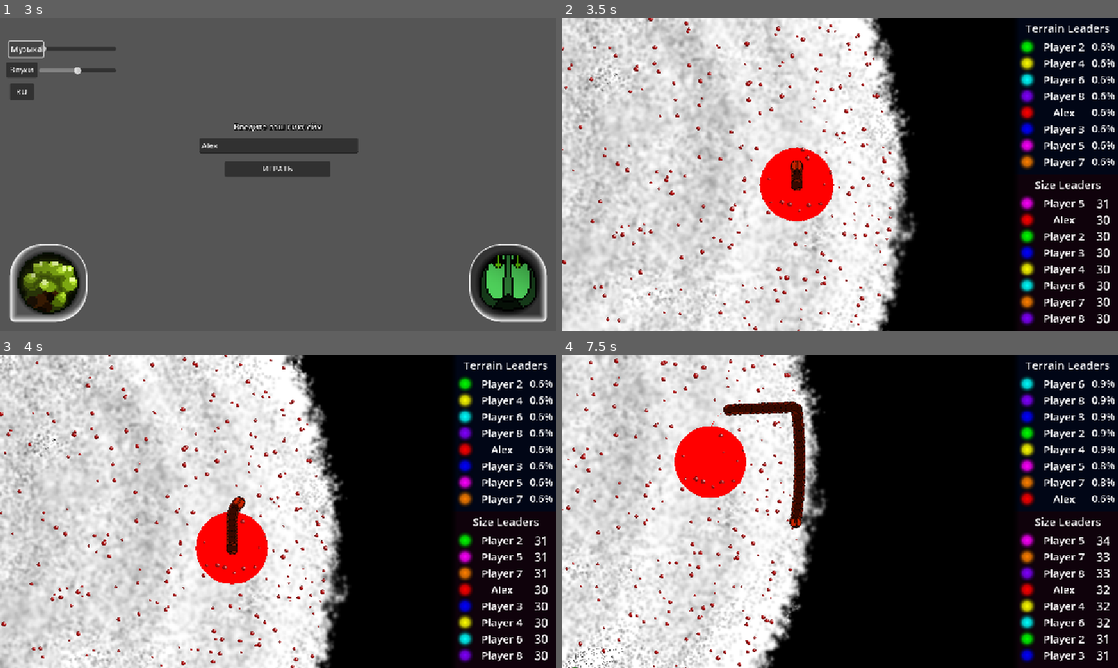
Above: before the commit, frames 1-4 (two rows, left to right).
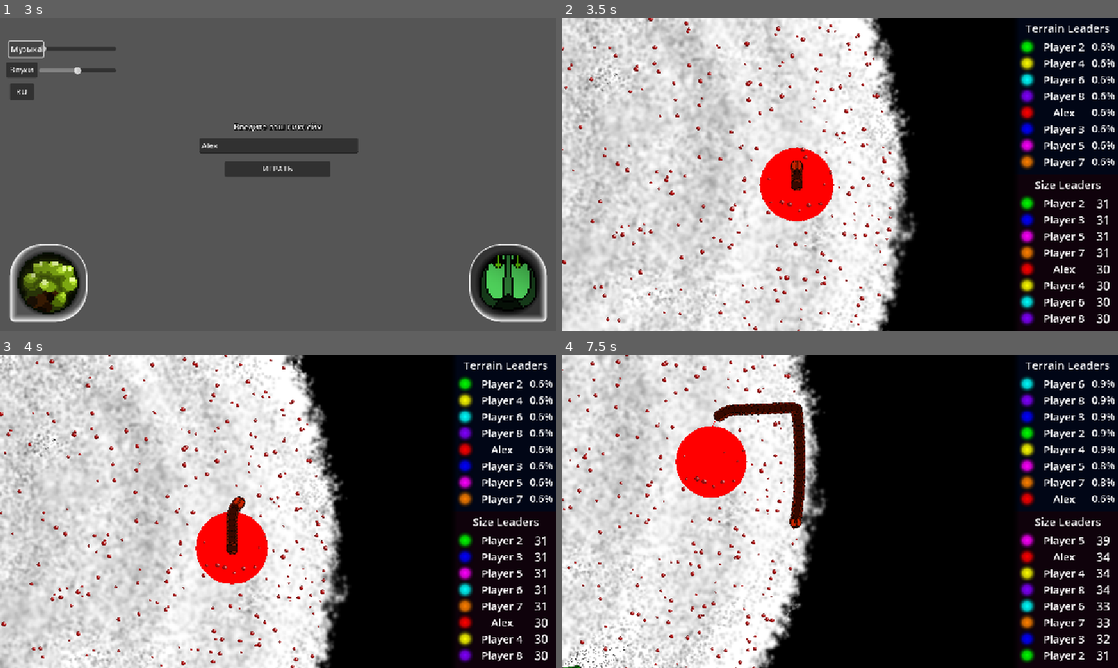
Above: after the commit, the same moments.

Repository: PeVANoD/Development-Management
Game: Godot game, scene res://project/scenes/menu/main_menu.tscn
Two runs of this game, one before a commit and one after it. Both use one fixed random seed, a clock stepped at 60 frames per second and the inputs below. Sound files missing from this copy of the repository are replaced by a short silence.
Inputs (mouse positions are in pixels of both pictures, inside the frame that each line leads up to):
- Up to frame 1 (3 s): click (278, 146) at 0.52 s; type "Alex" at 0.6 s; click "ИГРАТЬ" at 1.25 s; click "ИГРАТЬ" at 2 s; click "Музыка" at 2.75 s
- Up to frame 2 (3.5 s): no input
- Up to frame 3 (4 s): tap Enter (Enter) at 3.5, 3.6 s; move the mouse to (400, 495) at 3.52 s; hold Up (ui_up) from 3.53 s (still down); click (400, 495) at 3.67 s
- Up to frame 4 (7.5 s): move the mouse to (728, 527) at 4.27 s; release Up (ui_up) at 4.28 s; tap Space (Space) at 4.35 s; move the mouse to (895, 442) at 5.02 s; hold Up (ui_up) 5.03-6.53 s; tap 0 at 5.1 s; move the mouse to (812, 574) at 5.77 s; tap Ctrl at 5.85 s; click (812, 574) at 5.92 s; move the mouse to (1006, 558) at 6.52 s; hold Alt 6.53-7.28 s; move the mouse to (673, 464) at 7.27 s; tap Enter (Enter) at 7.35 s

Frame 1 is identical in both runs. In frame 2, 1.1% of the frame differs, in the area x 38-99%, y 43-94%; in frame 3, 1.0%; in frame 4, 5.1%, in the area x 0-99%, y 0-100%.
Error in both runs: Cannot call method 'change_scene_to_file' on a null value. (res://project/scripts/menu/main_menu_script.gd:98)

Commit message:
QOL adjustments

Diff:
--- a/project/scenes/food.tscn
+++ b/project/scenes/food.tscn
@@ -3,6 +3,7 @@
 [ext_resource type="Texture2D" uid="uid://iksv4222e2am" path="res://project/images/Food.png" id="1_rmiu4"]
 
 [sub_resource type="CircleShape2D" id="CircleShape2D_rtc4x"]
+radius = 21.095
 
 [node name="Food" type="StaticBody2D" groups=["Food"]]
 
